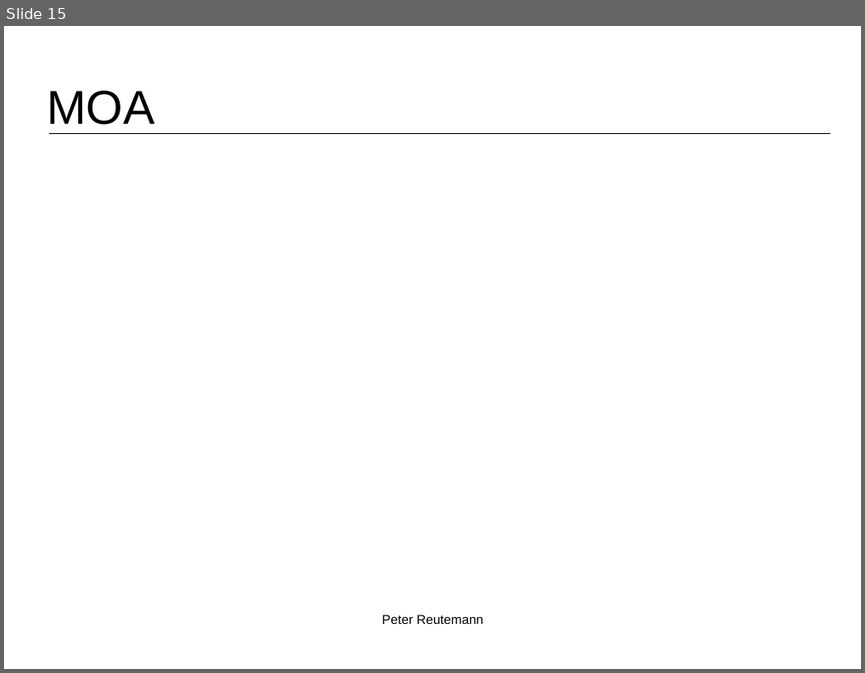
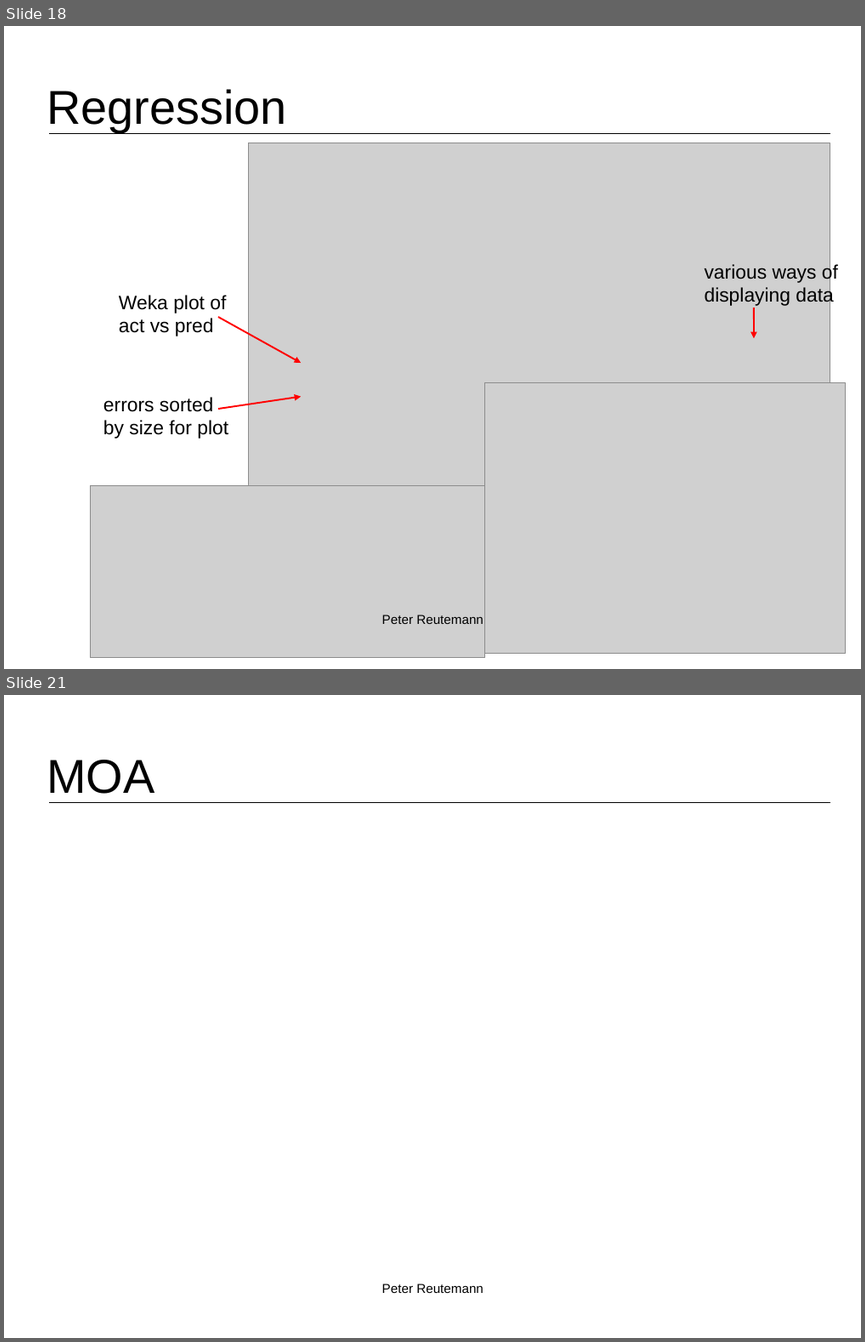
Before and after one commit to fracpete/kuching-2015, a slide deck: 2_basic_flows/kuching2015_basic_flows-2-machine_learning.odp. Shown one above the other, each under a label of ours: slide 15 before the commit, slides 18 and 21 after it; the slides between them are not shown. The pictures are 865x673 and 865x1342 pixels, drawn with LibreOffice and Linux fonts; fonts in the diff are those of the drawing; grey boxes stand for pictures; background and template pictures are left out. Boxes give left, top, right and bottom in pixels: in the first picture for what was removed or moved away, otherwise in the second. Text is boxed around its words. In the diff, an @@ line names an element or a change of style, - is before the commit and + after.

Commit message:
added more Weka stuff

```diff
--- a/2_basic_flows/kuching2015_basic_flows-2-machine_learning.odp
+++ b/2_basic_flows/kuching2015_basic_flows-2-machine_learning.odp
@@ slide 18 added at (x1=4, y1=26, x2=861, y2=669), background #FFFFFF; not listed: 1 template element that a slide beside it also shows @@
@@ title added at (x1=46, y1=89, x2=287, y2=132), 44 pt, text #000000 @@
+Regression
@@ picture added at (x1=249, y1=142, x2=830, y2=563) @@
@@ text added at (x1=704, y1=263, x2=838, y2=306), 18 pt, text #000000 @@
+various ways of
+displaying data
@@ text added at (x1=119, y1=295, x2=226, y2=336), 18 pt, text #000000 @@
+Weka plot of
+act vs pred
@@ arrow added from (218, 317) to (301, 363), #FF0000 1.5 pt @@
@@ arrow added from (755, 307) to (755, 339), #FF0000 1.5 pt @@
@@ text added at (x1=103, y1=397, x2=228, y2=438), 18 pt, text #000000 @@
+errors sorted
+by size for plot
@@ arrow added from (218, 408) to (301, 396), #FF0000 1.5 pt @@
@@ picture added at (x1=484, y1=383, x2=846, y2=654) @@
@@ picture added at (x1=91, y1=486, x2=484, y2=658) @@
@@ text added at (x1=382, y1=614, x2=483, y2=624), 12 pt, text #000000 @@
+Peter Reutemann
@@ what was slide 15 is now slide 21 @@
```
Also in this commit, not shown: 5 other slides added, 17 other files.
